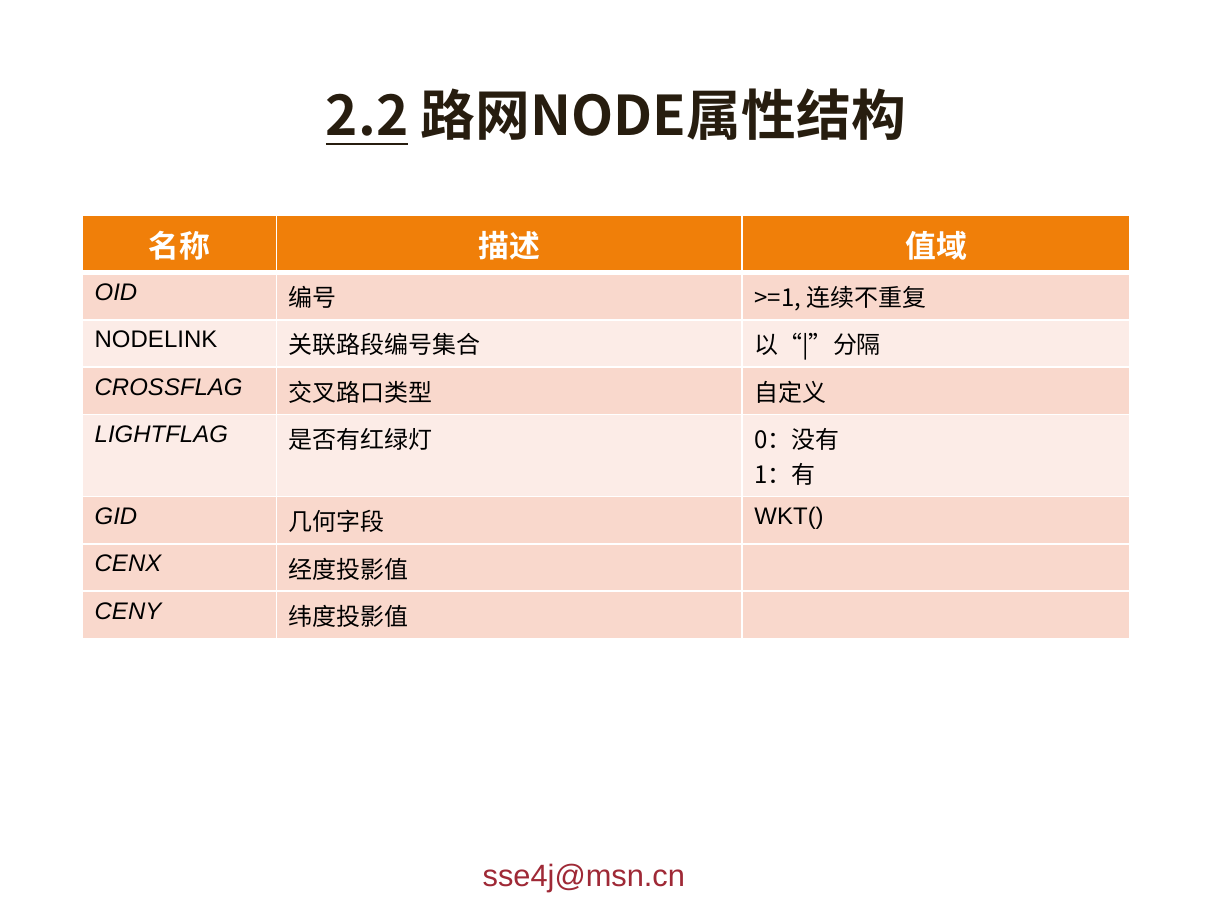
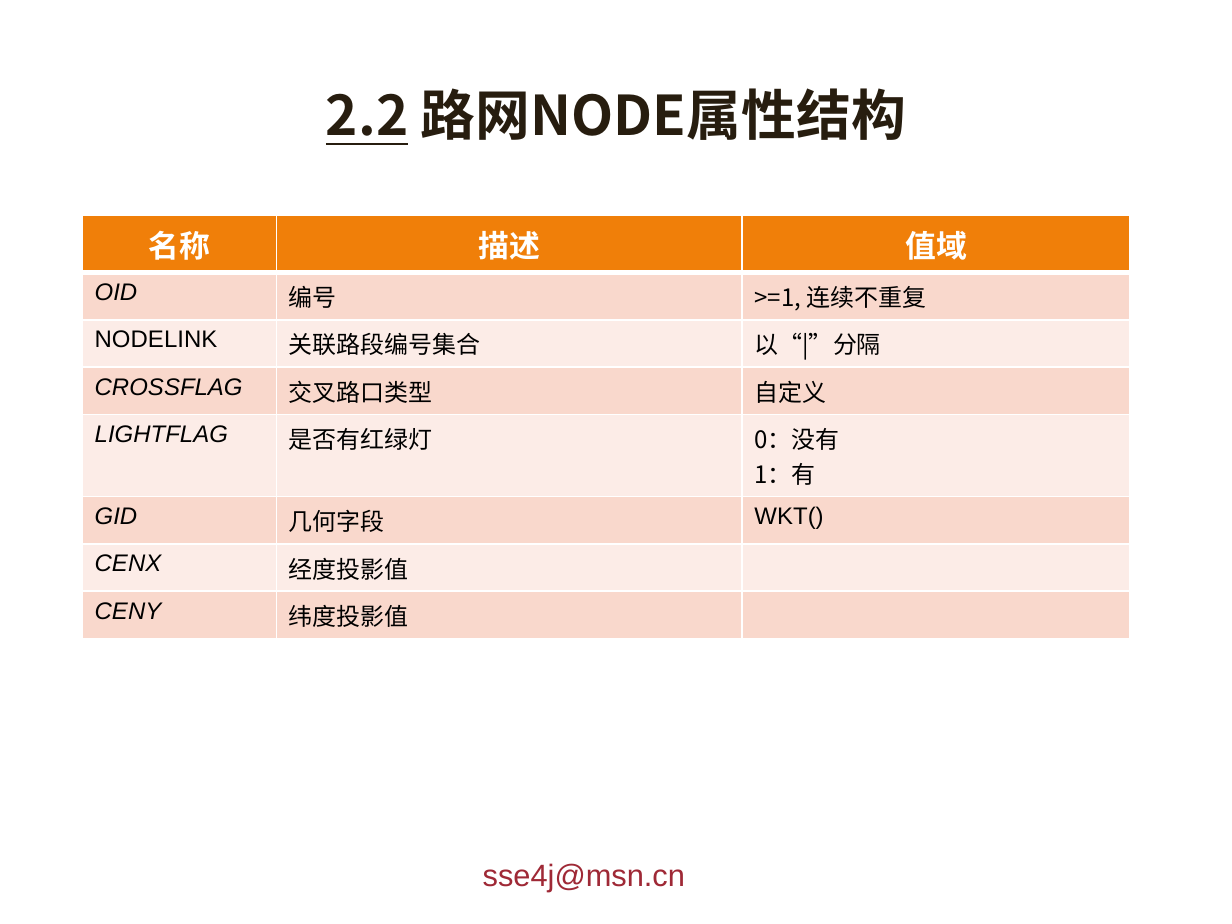
Before and after one commit to giszh86/sse4j, a slide deck: slide 8 of doc/sse4jt.pptx. Drawn at 1232x924 pixels with LibreOffice and Linux fonts; fonts in the diff are those of the drawing; background and template pictures are left out. Boxes give left, top, right and bottom in pixels: in the first picture for what was removed or moved away, otherwise in the second. Text is boxed around its words. In the diff, an @@ line names an element or a change of style, - is before the commit and + after.

```diff
--- a/doc/sse4jt.pptx
+++ b/doc/sse4jt.pptx
@@ table at bbox=[83, 216, 1130, 631] @@
@@ fill #F9D8CC to #FCECE7 in row 7 @@
```
Also in this commit, not shown: 3 other slides changed.
